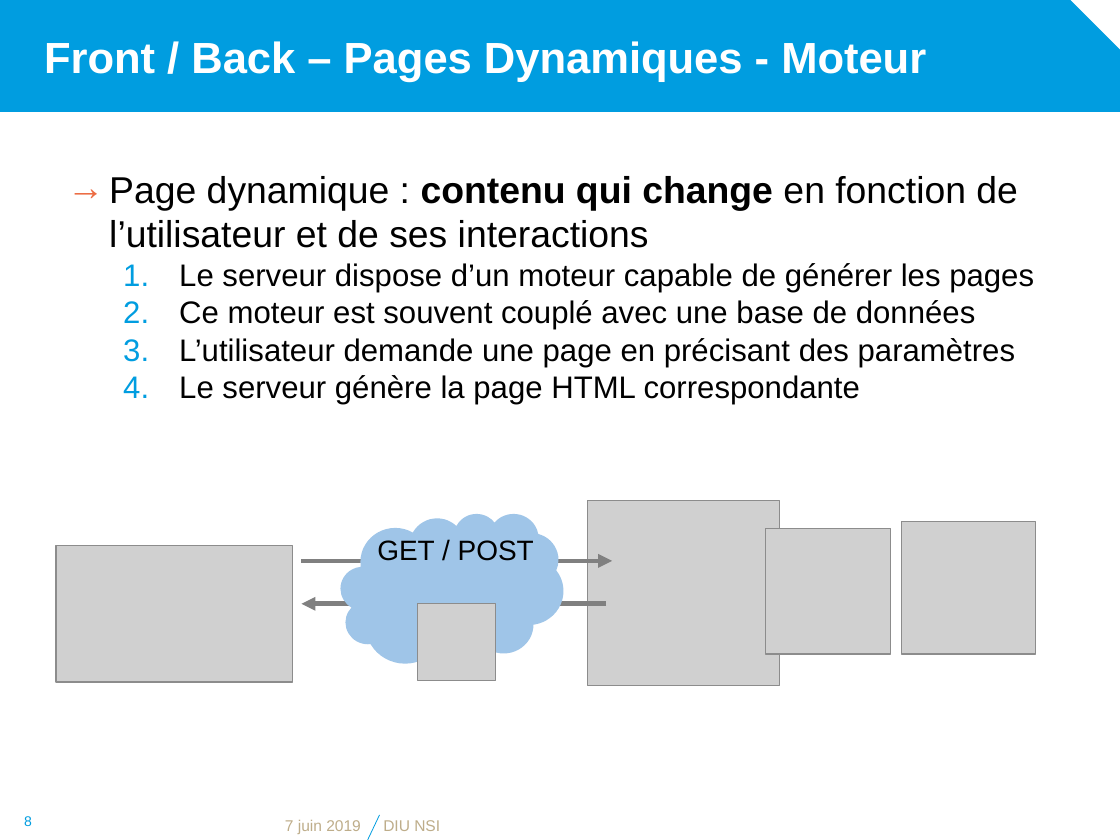
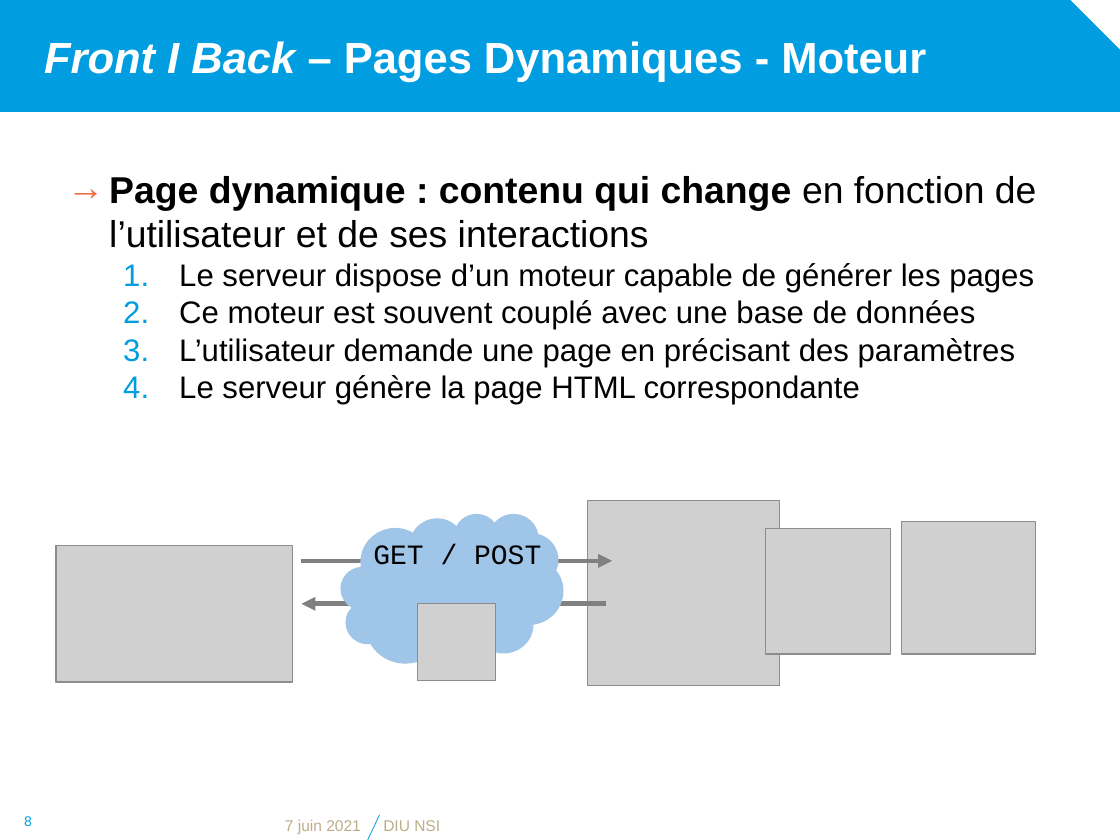
Before and after one commit to diu-uf-bordeaux/bloc1, a slide deck: slide 8 of web/5-Developpement/developpement.pptx. Drawn at 1120x840 pixels with LibreOffice and Linux fonts; fonts in the diff are those of the drawing; grey boxes stand for pictures; background and template pictures are left out. Boxes give left, top, right and bottom in pixels: in the first picture for what was removed or moved away, otherwise in the second. Text is boxed around its words. In the diff, an @@ line names an element or a change of style, - is before the commit and + after.

```diff
--- a/web/5-Developpement/developpement.pptx
+++ b/web/5-Developpement/developpement.pptx
@@ title at (x1=44, y1=41, x2=926, y2=82): text changed @@
-Front / Back – Pages Dynamiques - Moteur
+Front I Back – Pages Dynamiques - Moteur
@@ text at (x1=109, y1=176, x2=1037, y2=248): bold on in "Page dynamique :" @@
@@ text "GET / POST" at (x1=373, y1=545, x2=541, y2=565): font Arial to Courier New; alignment left to centre @@
@@ text at (x1=285, y1=820, x2=361, y2=834): text changed @@
-7 juin 2019
+7 juin 2021
```
Also in this commit, not shown: 7 other slides changed, 12 other files.
